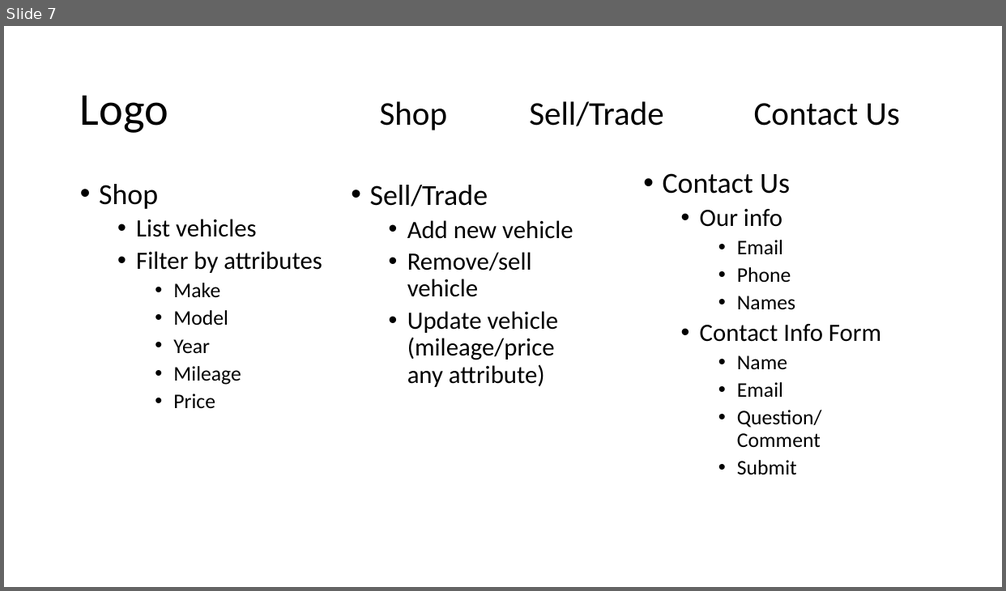
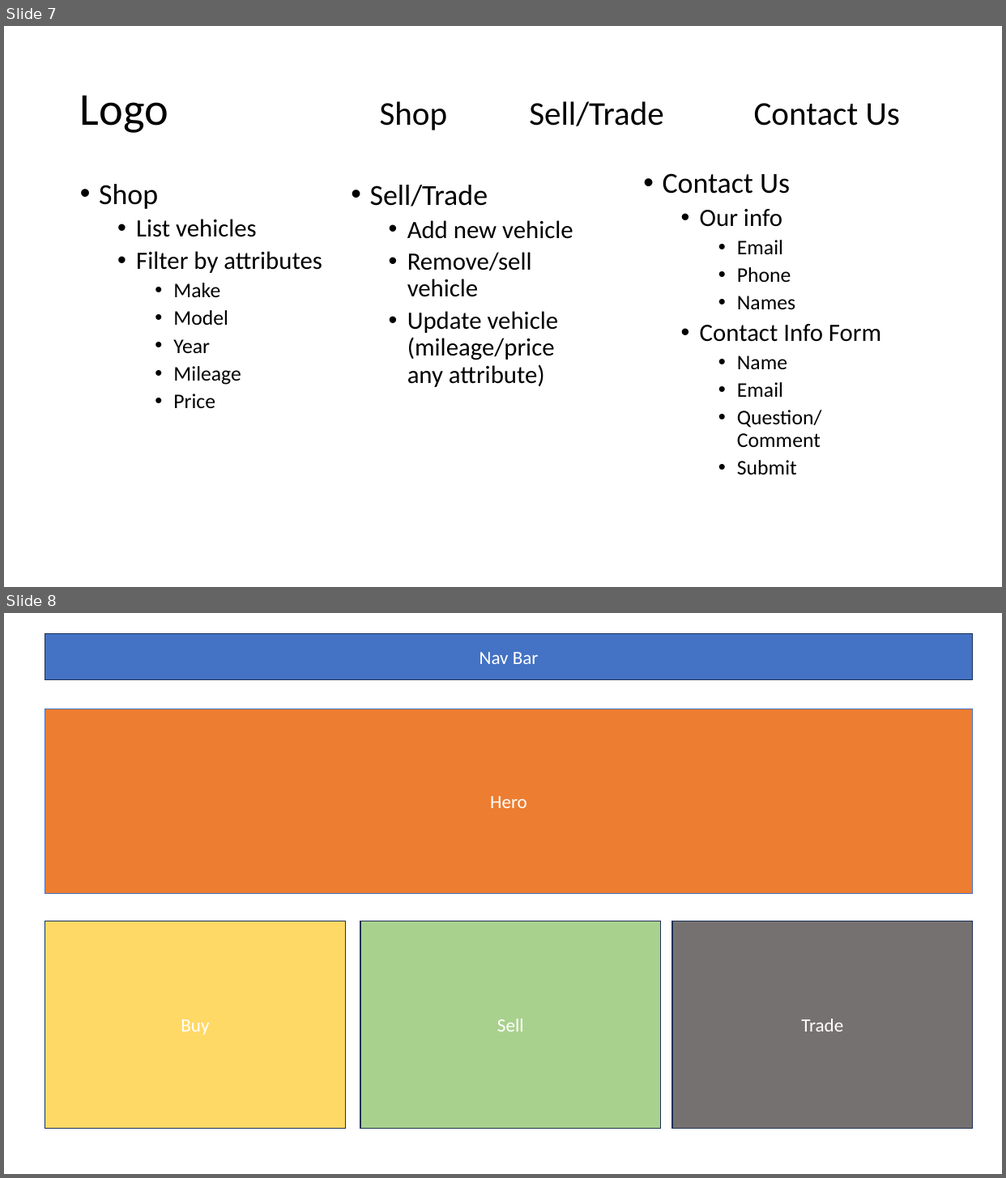
Before and after one commit to keira-mclean/capstone-cjk-be, a slide deck: Capstone3_CJK.pptx. Shown one above the other, each under a label of ours: slide 7 before the commit, slides 7 and 8 after it. The pictures are 1006x591 and 1006x1178 pixels, drawn with LibreOffice and Linux fonts; fonts in the diff are those of the drawing. Boxes give left, top, right and bottom in pixels: in the first picture for what was removed or moved away, otherwise in the second. Text is boxed around its words. In the diff, an @@ line names an element or a change of style, - is before the commit and + after.

```diff
--- a/Capstone3_CJK.pptx
+++ b/Capstone3_CJK.pptx
@@ slide 8 added at box(4, 613, 1002, 1174), background #FFFFFF @@
@@ rectangle added at box(45, 633, 973, 679), fill #4472C4, outline #1E3256 1 pt, 18 pt, text #FFFFFF @@
+Nav Bar
@@ rectangle added at box(45, 709, 973, 894), fill #ED7D31, outline #4472C4 1 pt, 18 pt, text #FFFFFF @@
+Hero
@@ rectangle added at box(45, 922, 345, 1129), fill #FFD966, outline #1E3256 1 pt, 18 pt, text #FFFFFF @@
+Buy
@@ rectangle added at box(360, 922, 661, 1129), fill #A9D18E, outline #1E3256 1 pt, 18 pt, text #FFFFFF @@
+Sell
@@ rectangle added at box(672, 922, 973, 1129), fill #767171, outline #1E3256 1 pt, 18 pt, text #FFFFFF @@
+Trade
```
Also in this commit, not shown: 1 slide changed.
